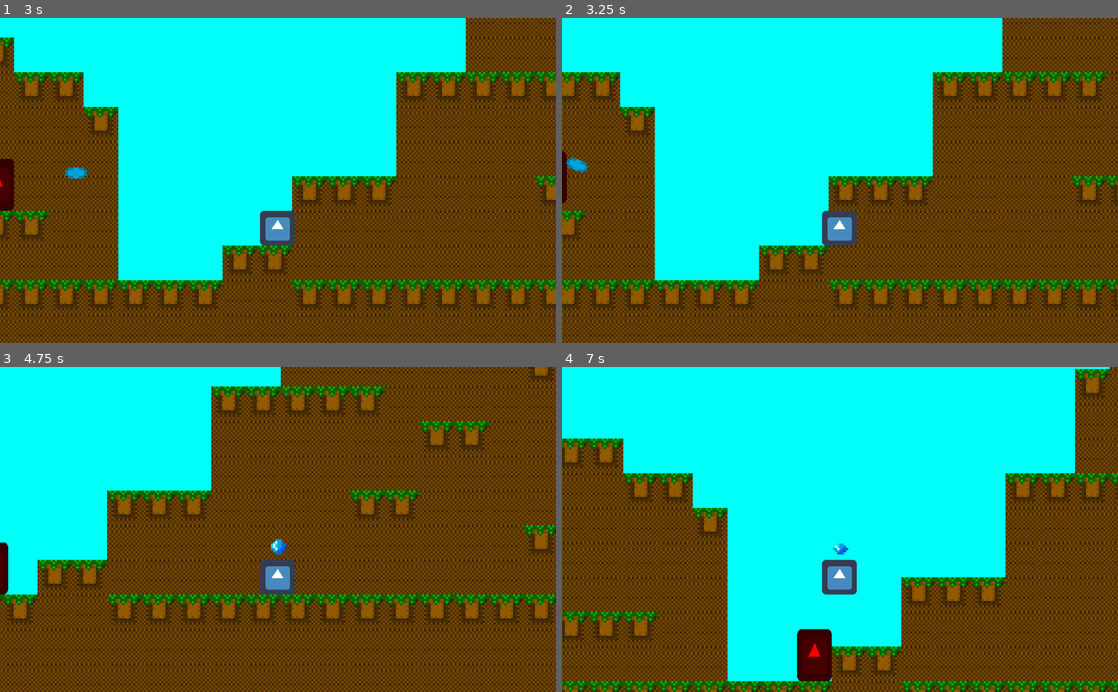
Above: before the commit, frames 1-4 (two rows, left to right).
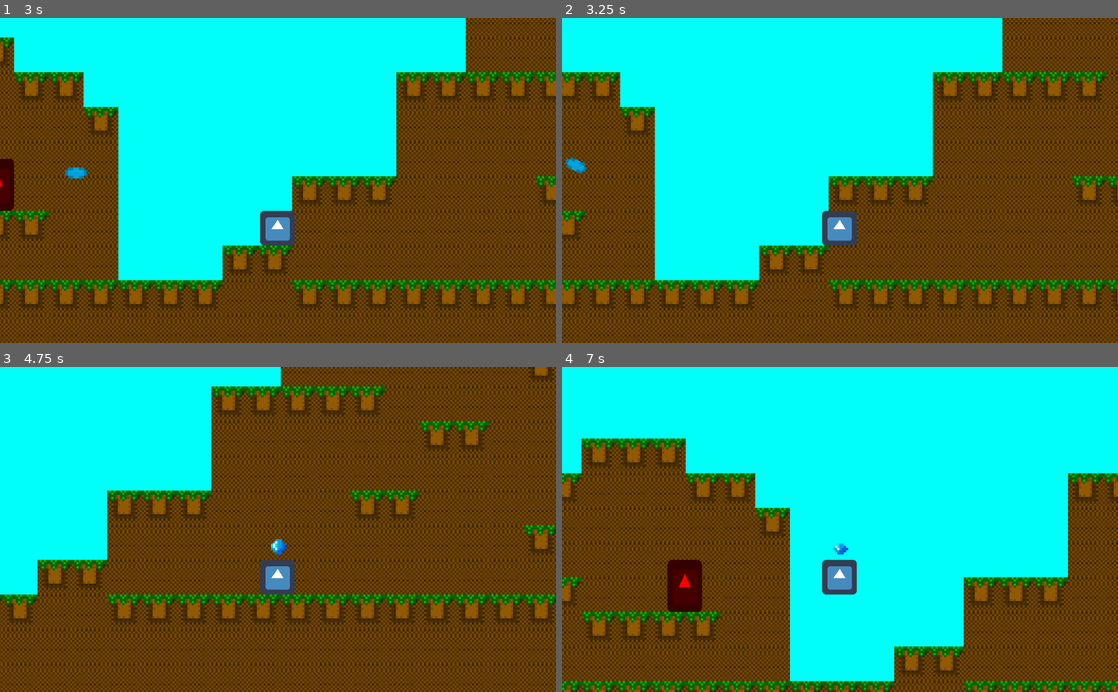
Above: after the commit, the same moments.

Repository: iloveusername/CodeOrCreateNerdsGame
Game: Godot game, scene res://Scenes/Test Scene.tscn
Same seed, same stepped clock (60 frames per second), same inputs: the game is played once before the commit and once after it. The engine's default icon, where the game draws it, is replaced by a stand-in: a white triangle on a blue panel in a dark square.
Inputs (mouse positions are in pixels of both pictures, inside the frame that each line leads up to):
- Up to frame 1 (3 s): move the mouse to (400, 164) at 0.52 s; press the mouse at (400, 164) at 0.53 s; hold Right (ui_right) 0.53-2.03 s; tap Space (ui_select) at 0.77, 1.52 s; move the mouse to (166, 196) at 1.27 s; release the mouse at (166, 196) at 1.28 s; click (166, 196) at 1.35 s; move the mouse to (333, 109) at 2.02 s; press the mouse at (333, 109) at 2.03 s; hold Left (ui_left) 2.03-2.78 s; move the mouse to (250, 245) at 2.77 s; release the mouse at (250, 245) at 2.78 s; hold Right (ui_right) from 2.78 s (still down); click (250, 245) at 2.85 s
- Up to frame 2 (3.25 s): keep holding Right (ui_right); tap Space (ui_select) at 3.02 s
- Up to frame 3 (4.75 s): move the mouse to (444, 578) at 3.52 s; press the mouse at (444, 578) at 3.53 s; tap Space (ui_select) at 3.77, 4.52 s; move the mouse to (111, 480) at 4.27 s; release Right (ui_right) at 4.28 s; release the mouse at (111, 480) at 4.28 s; hold Left (ui_left) from 4.28 s (still down); click (111, 480) at 4.35 s
- Up to frame 4 (7 s): move the mouse to (867, 529) at 5.02 s; release Left (ui_left) at 5.03 s; press the mouse at (867, 529) at 5.03 s; hold Right (ui_right) 5.03-5.78 s; move the mouse to (756, 448) at 5.77 s; release the mouse at (756, 448) at 5.78 s; hold Left (ui_left) from 5.78 s (still down); click (756, 448) at 5.85 s; tap Space (ui_select) at 6.02, 6.77 s; move the mouse to (962, 513) at 6.52 s; press the mouse at (962, 513) at 6.53 s

Frame 1 is identical in both runs. In frame 2, 0.2% of the frame differs, in the area x 0-5%, y 41-58%; in frame 3, 0.2%; in frame 4, 43%, in the area x 0-100%, y 0-100%.

Commit message:
Update Enemy.gd

Diff:
--- a/Scripts/Enemy.gd
+++ b/Scripts/Enemy.gd
@@ -10,6 +10,7 @@
 	var Player = get_parent().get_node("Player")
 
 #Gravity
+	motion.x = lerp(motion.x, 0, FRICTION)
 	motion.y += GRAVITY
 
 	move_and_slide(motion)
